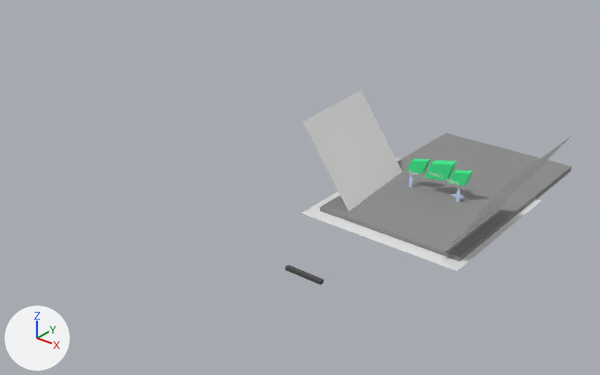
Renders of the Blender file blender/game.blend from each side of a commit.
Rendered twice from a 50 mm camera at (56.0, -97.6, 56.9) aimed at (-26.4, 5.4, -6.9). The lights are fixed; the arrows at lower left show +X, +Y and +Z.

Objects in the first picture: 'Plane.003', 'Plane.004', 'Plane.005', 'Platform.005', 'bottle.003', 'bottle.004', 'bottle.005', 'easy', 'hard', 'medium'.
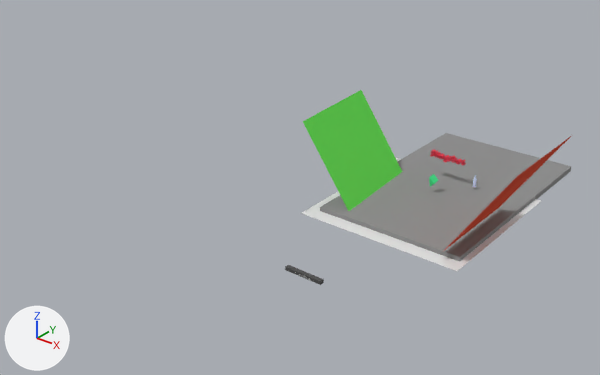
Edits to the bpy script that builds the scene:
```text
Change me_plane_004:
    where me_plane_004.from_pydata(...)  # 4 vertices, 1 face; spans x -1.0..1.0, y -1.0..1.0, z 0.0
    add me_plane_004.materials.append(mat_material_013)  # green #6ae75a
Change me_plane_005:
    where me_plane_005.from_pydata(...)  # 4 vertices, 1 face; spans x -1.0..1.0, y -1.0..1.0, z 0.0
    add me_plane_005.materials.append(mat_material_011)  # red #e75942
Add me_cube_003:
    me_cube_003.from_pydata([(-1.0, -1.0, -1.0), (-1.0, 1.0, -1.0), (1.0, 1.0, -1.0), (1.0, -1.0, -1.0), (-1.05, -0.13, 0.0), (-1.0, 1.0, 1.0), (1.0, 1.0, 1.0), (0.95, -0.13, 0.0)], [], [(4, 5, 1, 0), (5, 6, 2, 1), (6, 7, 3, 2), (7, 4, 0, 3), (0, 1, 2, 3), (7, 6, 5, 4)])
    me_cube_003.materials.append(mat_material_010)  # green #49e790
Add txt_text:
    txt_text = bpy.data.curves.new('Text', 'FONT')
    txt_text.body = 'Slingshot'
    txt_text.materials.append(mat_material_007)  # red #e7455a
    txt_text.bevel_resolution = 0
    txt_text.extrude = 0.3
    txt_text.bevel_depth = 0.02
    txt_text.space_character = 1.2
Remove ob_text_002:
    ob_text_002 = bpy.data.objects.new('Text.002', txt_text_005)
Remove ob_text_003:
    ob_text_003 = bpy.data.objects.new('Text.003', txt_text_006)
Remove ob_bottle_005:
    ob_bottle_005 = bpy.data.objects.new('bottle.005', me_cylinder_014)
Change ob_bottle_004:
    ob_bottle_004.location: (4.1, 5.4, 0.9) -> (4.0, 11.0, 1.1)
    ob_bottle_004.scale: (0.242, 0.134, 0.74) -> (0.225, 0.225, 0.646)
Remove ob_hard:
    ob_hard = bpy.data.objects.new('hard', me_cube_007)
Remove ob_medium:
    ob_medium = bpy.data.objects.new('medium', me_cube_006)
Remove ob_easy:
    ob_easy = bpy.data.objects.new('easy', me_cube_004)
Remove ob_bottle_003:
    ob_bottle_003 = bpy.data.objects.new('bottle.003', me_cylinder_012)
Add ob_playbtn:
    ob_playbtn = bpy.data.objects.new('Playbtn', me_cube_003)
    ob_playbtn.location = (-0.9, 6.1, 1.8)
    ob_playbtn.rotation_euler = (0.859, 0.113, 4.615)  # degrees (49, 6.5, 264)
    ob_playbtn.scale = (0.601, 0.601, 0.601)
Add ob_text:
    ob_text = bpy.data.objects.new('Text', txt_text)
    ob_text.location = (-3.8, 10.7, 3.6)
    ob_text.rotation_euler = (1.589, 0.0, 0.0)  # degrees (91, 0, 0)
    ob_text.scale = (1.34, 1.34, 1.34)
```

Pixel boxes (x1, y1, x2, y2) of what changed, in the pictures (600 x 375 px):
'Plane.004', recoloured (grey to green)
    both: (303, 90, 402, 211)
'Plane.005', recoloured (grey to red)
    both: (445, 136, 571, 250)
'medium', deleted (green)
    before: (424, 160, 457, 181)
'hard', deleted
    before: (448, 170, 473, 186)
'easy', deleted
    before: (407, 158, 431, 174)
'Text', added
    after: (430, 149, 466, 166)
'bottle.004', moved, rescaled
    before: (456, 188, 460, 202)
    after: (472, 175, 477, 187)
'Playbtn', added
    after: (429, 174, 438, 187)
'bottle.003', deleted
    before: (409, 174, 413, 188)
'bottle.005', deleted
    before: (451, 194, 464, 200)
'Text.002', deleted
    before: (430, 172, 443, 178)
'Text.003', deleted
    before: (447, 178, 458, 185)
